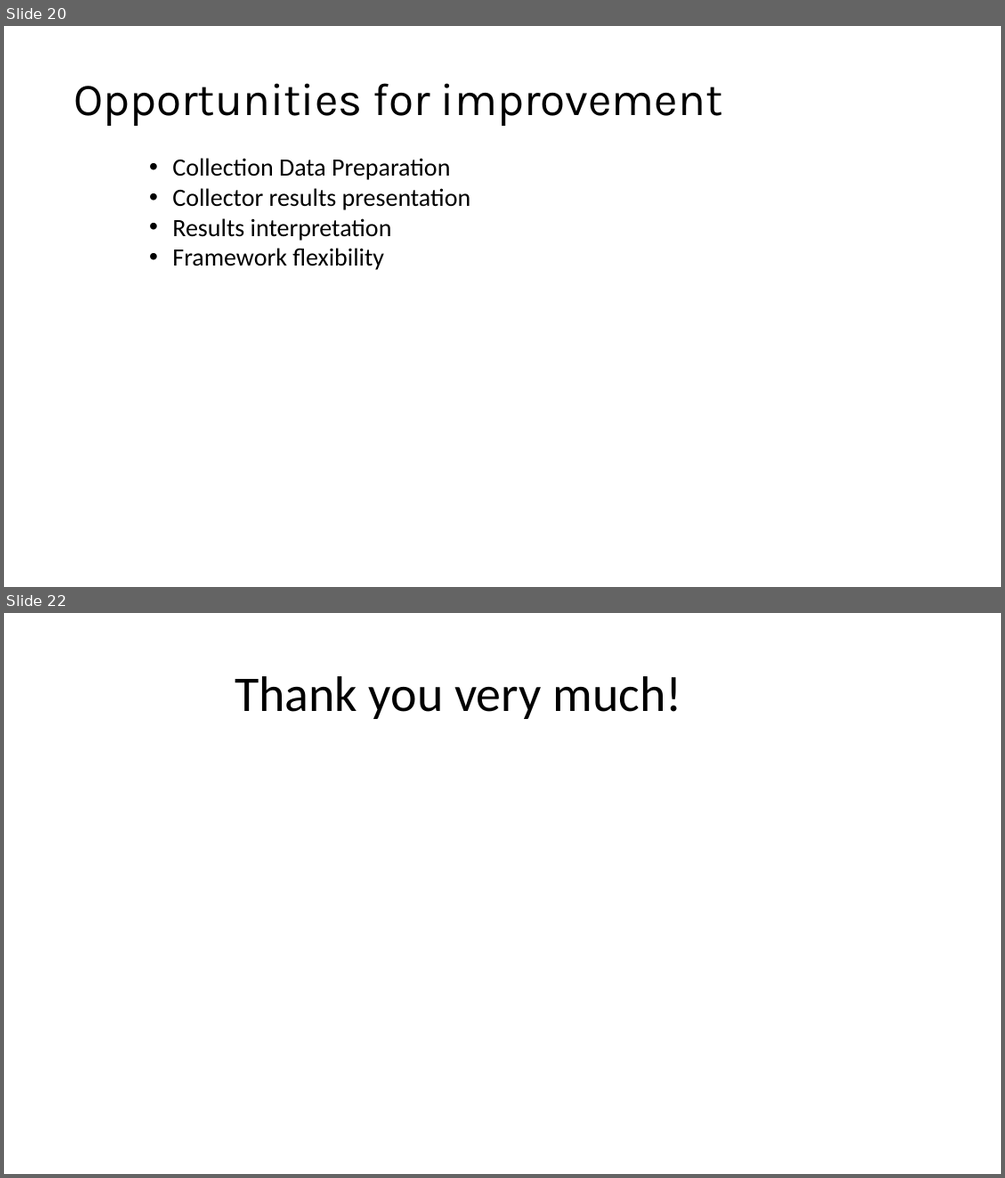
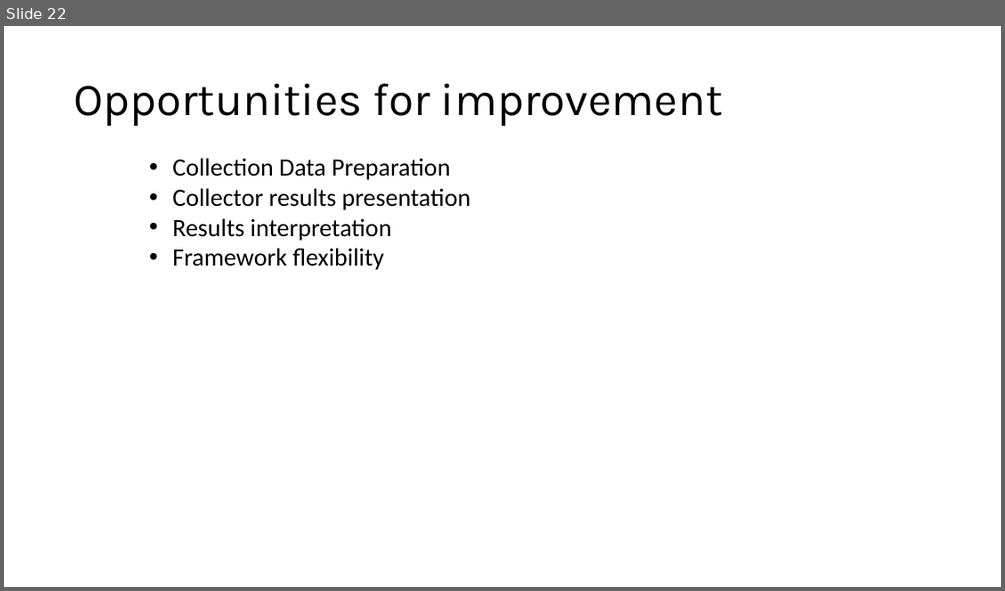
Before and after one commit to dwbzen/commonlib, a slide deck: doc/Markov Chain Lunch and Learn.pptx. Shown one above the other, each under a label of ours: slides 20 and 22 before the commit, slide 22 after it; the slides between them are not shown. The pictures are 1005x1178 and 1005x591 pixels, drawn with LibreOffice and Linux fonts; fonts in the diff are those of the drawing; background and template pictures are left out. Boxes give left, top, right and bottom in pixels: in the first picture for what was removed or moved away, otherwise in the second. Text is boxed around its words. In the diff, an @@ line names an element or a change of style, - is before the commit and + after.

```diff
--- a/doc/Markov Chain Lunch and Learn.pptx
+++ b/doc/Markov Chain Lunch and Learn.pptx
@@ slide 22 removed at box(4, 613, 1001, 1174), background picture (left out) @@
@@ title removed at box(235, 676, 681, 719) @@
-Thank you very much!
@@ what was slide 20 is now slide 22 @@
```
Also in this commit, not shown: 8 slides changed, 4 slides added, 3 other files.
